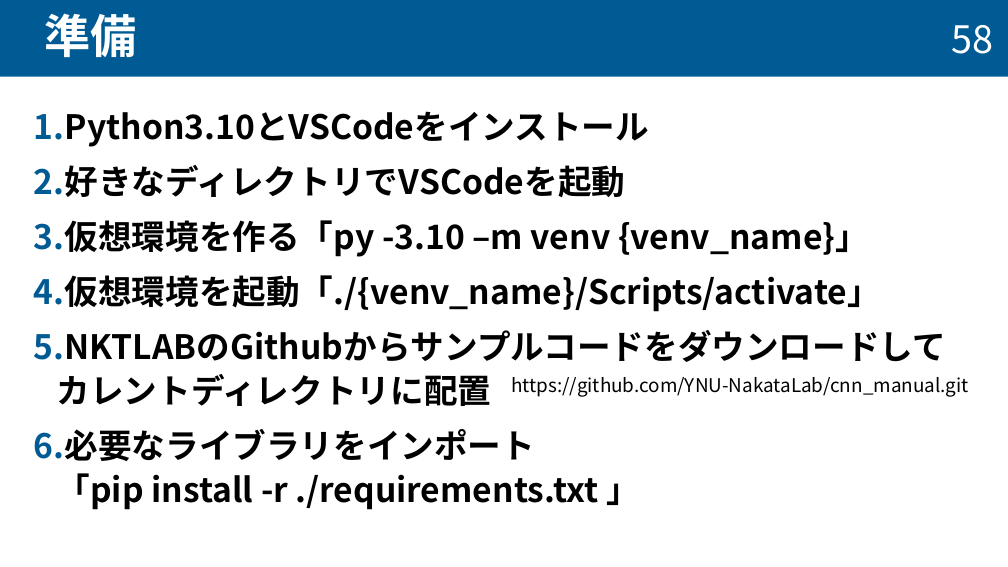
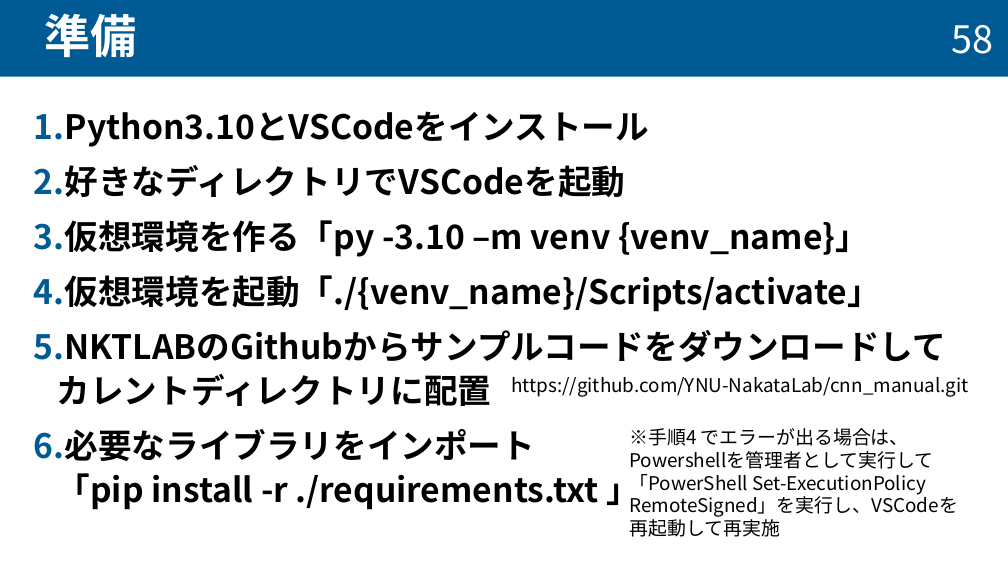
Before and after one commit to taiseifujisawa/cnn_manual_nktlab, a slide deck: slide 59 of cnn_manual.pptx. Drawn at 1008x567 pixels with LibreOffice and Linux fonts; fonts in the diff are those of the drawing. Boxes give left, top, right and bottom in pixels: in the first picture for what was removed or moved away, otherwise in the second. Text is boxed around its words. In the diff, an @@ line names an element or a change of style, - is before the commit and + after.

```diff
--- a/cnn_manual.pptx
+++ b/cnn_manual.pptx
@@ text added at <box>629,428,958,517</box>, 18 pt, text #000000 @@
+※手順4 でエラーが出る場合は、Powershellを管理者として実行して「PowerShell Set-ExecutionPolicy RemoteSigned」を実行し、VSCodeを再起動して再実施
```
Also in this commit, not shown: 5 other slides changed.
